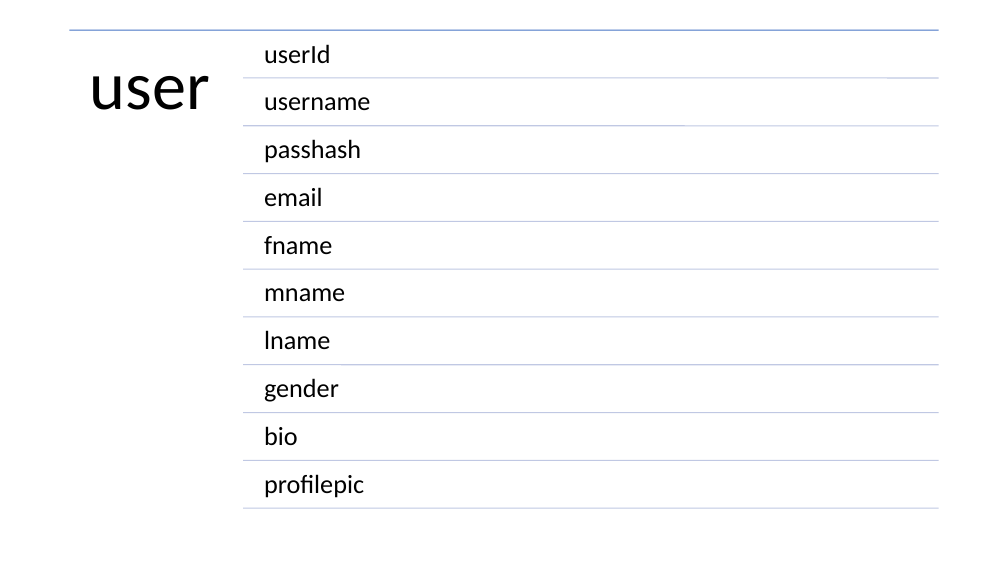
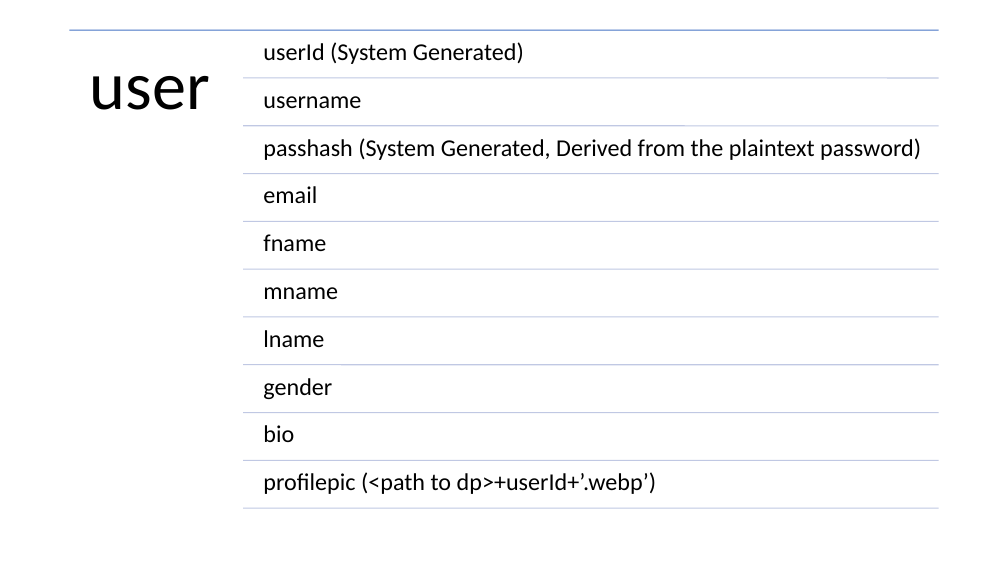
Before and after one commit to jm55/CCAPDEV-MCO, a slide deck: slide 5 of Official/Design.pptx. Drawn at 1008x567 pixels with LibreOffice and Linux fonts; fonts in the diff are those of the drawing. Boxes give left, top, right and bottom in pixels: in the first picture for what was removed or moved away, otherwise in the second. Text is boxed around its words. In the diff, an @@ line names an element or a change of style, - is before the commit and + after.

```diff
--- a/Official/Design.pptx
+++ b/Official/Design.pptx
@@ text at (263,42,524,64): text changed; size 25 to 23 pt @@
-userId
+userId (System Generated)
@@ text at (263,138,921,160): text changed; size 25 to 23 pt @@
-passhash
+passhash (System Generated, Derived from the plaintext password)
@@ size 25 to 23 pt in 7 elements at (263,96,361,108), (263,186,317,203), (263,234,326,251), (263,287,338,299), (263,330,324,347), (263,378,332,399), (263,425,294,442) @@
@@ text at (263,472,656,494): text changed; size 25 to 23 pt @@
-profilepic
+profilepic (<path to dp>+userId+’.webp’)
```
Also in this commit, not shown: 5 other slides changed, 1 slide added, 3 slides removed, 21 other files.
